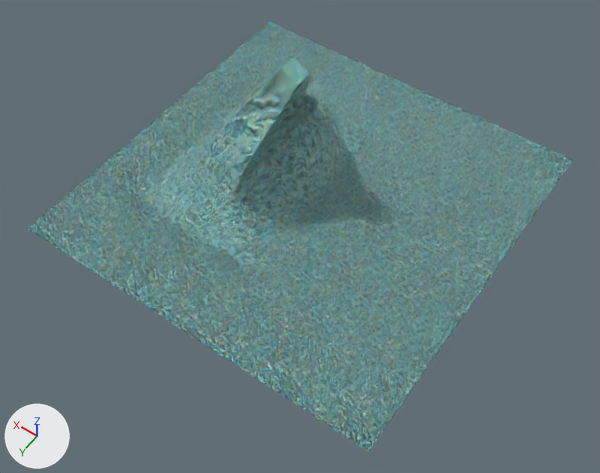
A saved change to the Blender file Project/models/water/water.blend.
Camera for both pictures: a 50 mm camera at (-7.02, 10.19, 14.23) aimed at (-0.76, 1.42, 0.45). Every picture has the same lights, and +X, +Y and +Z are marked at lower left.
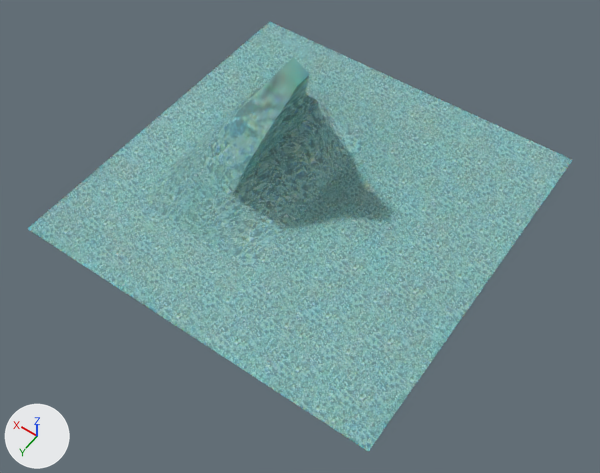
Where the change shows, as pixel boxes (x1, y1, x2, y2) in the pictures (600 x 473 px):
'Plane', surface changed
    both: (27, 22, 572, 451)

What changed in the scene script:
```text
Change mat_material_001:
    remove n4 = _N.new('ShaderNodeTexImage'); n4.name = 'Image Texture.003'
    remove n4.image = img_waterpoolobject
    remove n6 = _N.new('ShaderNodeBump'); n6.name = 'Bump'
    remove n6.inputs[1].default_value = 1.0  # 'Distance'
    remove n6.inputs[2].default_value = 1.0  # 'Filter Width'
    where n5 = _N.new('ShaderNodeTexImage'); n5.name = 'Image Texture.004'
    where n3 = _N.new('ShaderNodeBsdfPrincipled'); n3.name = 'Principled BSDF'
    remove _L.new(n4.outputs[0], n6.inputs[0])  # 'Color' to 'Strength'
    remove _L.new(n5.outputs[0], n6.inputs[3])  # 'Color' to 'Height'
    remove _L.new(n5.outputs[0], n6.inputs[4])  # 'Color' to 'Normal'
    remove _L.new(n6.outputs[0], n3.inputs[5])  # 'Normal' to 'Normal'
    add _L.new(n5.outputs[0], n3.inputs[5])  # 'Color' to 'Normal'
```
